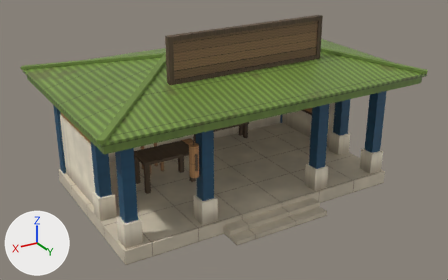
The FBX model assets/pos_ronda/pos_ronda.fbx: old version first, new version second.
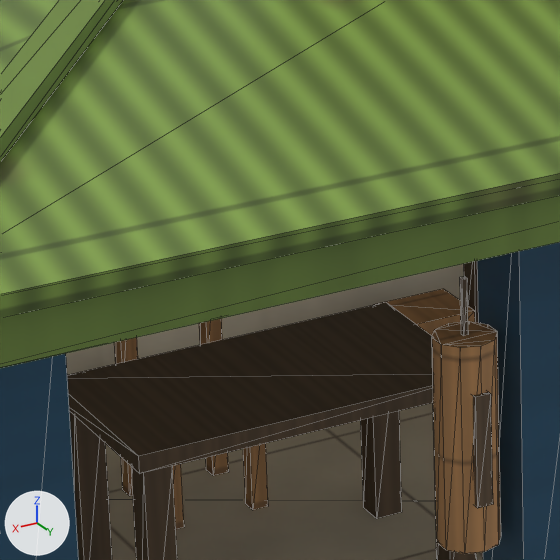
The first picture shows the older version from a 50 mm lens placed at (26.7, 44.7, 26.7), pointed at (0.5, 1.1, 4.9). The close-ups show the older and then the newer version on the part from 28% to 46% of the width and 34% to 64% of the height of that picture. Only the edits that show in the close-ups are written down. The lights are fixed; the arrows at lower left show +X, +Y and +Z. The close-ups show mesh edges as thin lines.

Names of what the first close-up shows: 'PosRonda_Bambu', 'PosRonda_Beton', 'PosRonda_Hijau', 'PosRonda_Kayu', 'PosRonda_Plester', 'PosRonda_Seng', 'PosRonda_Tiang'.
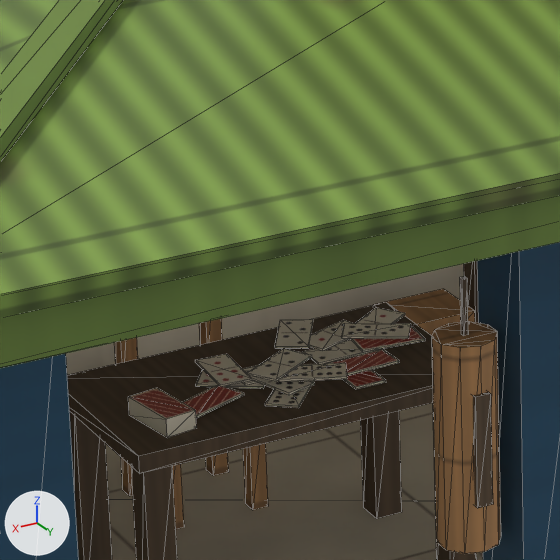
Where the newer file only moved an object's origin or applied its transform, the numbers keep the older frame.

Changed parts and their boxes (x1, y1, x2, y2) in the close-ups (560 x 560 px):
'PosRonda_Cetak', added: after (128, 307, 425, 438)

What changed in the scene script:
```text
Add img_pos_ronda_cetak_png:
    img_pos_ronda_cetak_png = load_image('pos_ronda_cetak.png', '_unpacked/pos_ronda_cetak.png', 1024, 1024, 'sRGB')
Add mat_posronda_cetak:
    mat_posronda_cetak = principled_material('PosRonda_Cetak')
    mat_posronda_cetak.texture = img_pos_ronda_cetak_png
Add me_posronda_cetak:
    me_posronda_cetak.from_pydata(...)  # 160 vertices, 240 faces; spans x -3.44..6.36, y -5.73..1.67, z -0.41..2.14
    me_posronda_cetak.materials.append(mat_posronda_cetak)  # picture img_pos_ronda_cetak_png
Add ob_posronda_cetak:
    ob_posronda_cetak = bpy.data.objects.new('PosRonda_Cetak', me_posronda_cetak)
    ob_posronda_cetak.location = (5.64, -1.4, 4.46)
```
